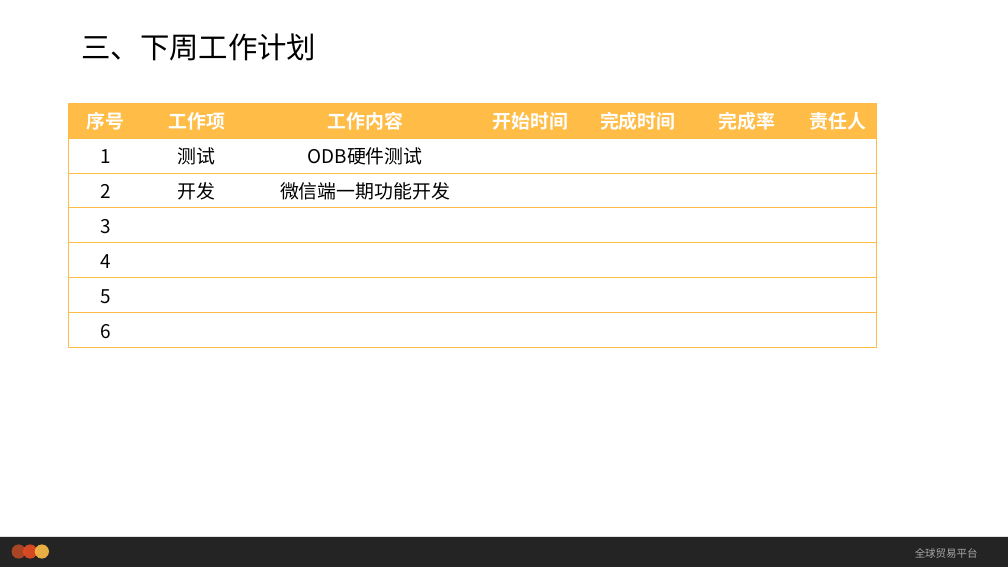
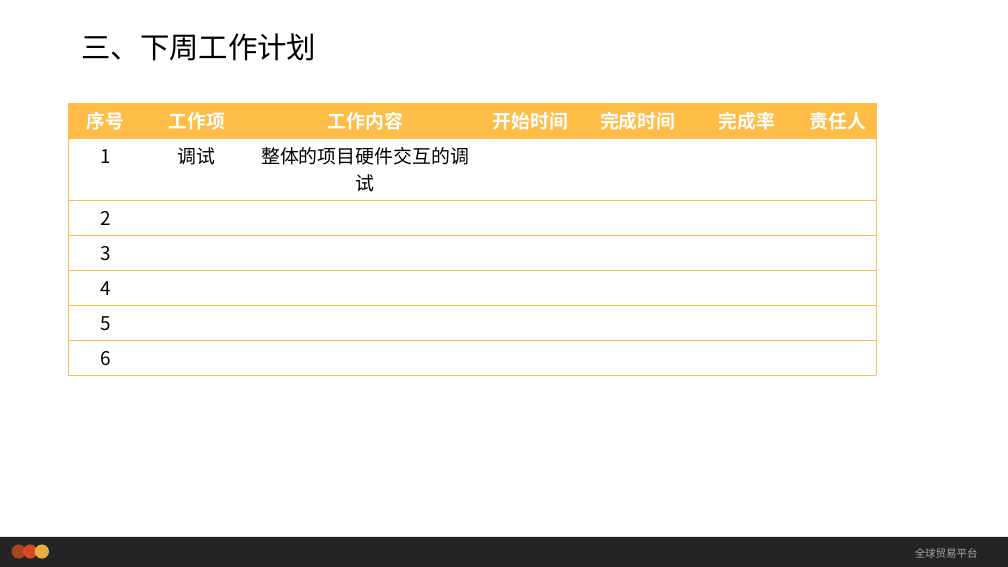
Before and after one commit to yangx2015/wdxc, a slide deck: slide 5 of doc/工作周报/工作汇报/真实/武大项目_工作汇报_2018年04月20号第3周.pptx. Drawn at 1008x567 pixels with LibreOffice and Linux fonts; fonts in the diff are those of the drawing; background and template pictures are left out. Boxes give left, top, right and bottom in pixels: in the first picture for what was removed or moved away, otherwise in the second. Text is boxed around its words. In the diff, an @@ line names an element or a change of style, - is before the commit and + after.

Commit message:
工作汇报

```diff
--- a/doc/工作周报/工作汇报/真实/武大项目_工作汇报_2018年04月20号第3周.pptx
+++ b/doc/工作周报/工作汇报/真实/武大项目_工作汇报_2018年04月20号第3周.pptx
@@ table at [69, 103, 876, 407] @@
-row 2, column 2: 测试
+row 2, column 2: 调试
-row 2, column 3: ODB硬件测试
+row 2, column 3: 整体的项目硬件交互的调试
-row 3, column 2: 开发
+row 3, column 2: 
-row 3, column 3: 微信端一期功能开发
+row 3, column 3: 
```
Also in this commit, not shown: 1 other slide changed, 3 other files.
